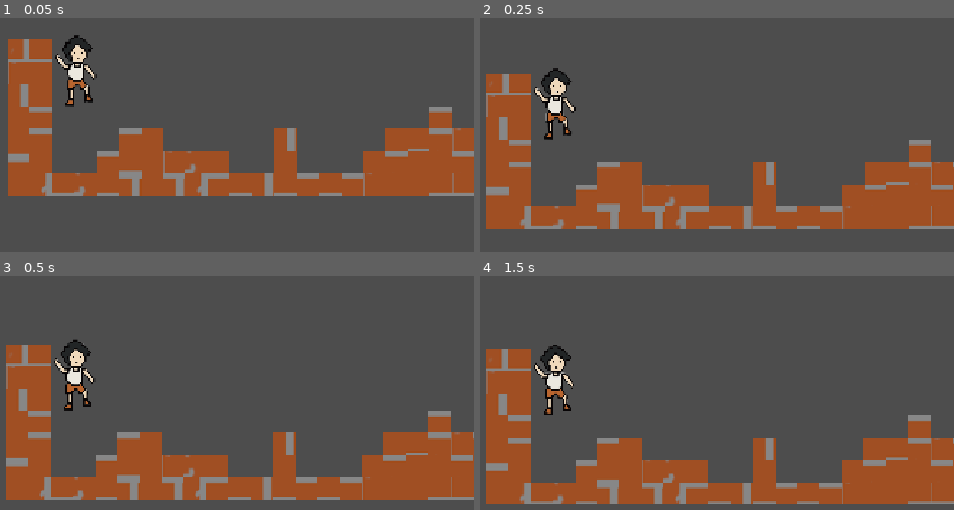
Above: before the commit, frames 1-4 (two rows, left to right).
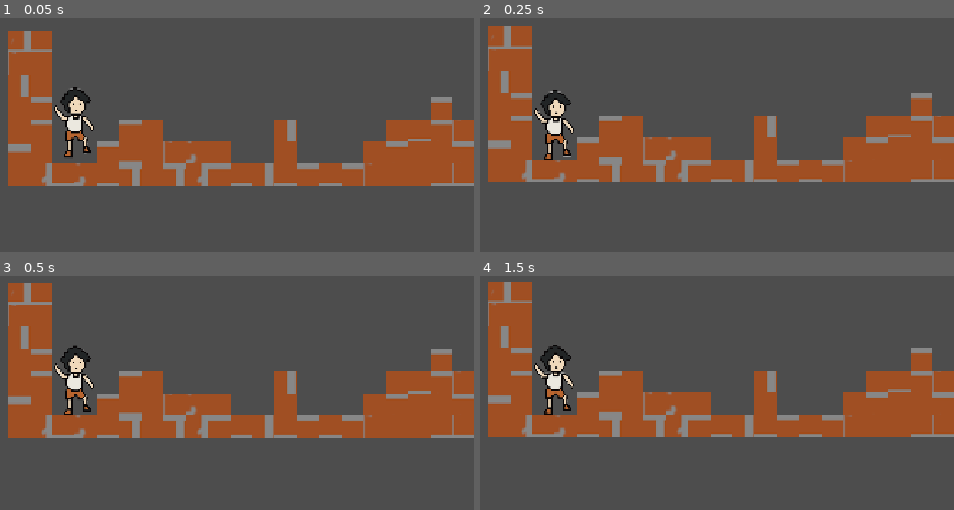
Above: after the commit, the same moments.

Repository: SukhdevThukral/platformerGame
Game: Godot game, scene res://main.tscn
Same seed, same stepped clock (60 frames per second), same inputs: the game is played once before the commit and once after it.
Inputs (mouse positions are in pixels of both pictures, inside the frame that each line leads up to):
- Up to frame 1 (0.05 s): no input
- Up to frame 2 (0.25 s): no input
- Up to frame 3 (0.5 s): no input
- Up to frame 4 (1.5 s): tap Enter at 0.5 s; move the mouse to (731, 357) at 0.52 s; hold Right from 0.53 s (still down); tap Alt at 0.6 s; click (731, 357) at 0.67 s; tap Up at 0.77 s; move the mouse to (outside the picture) at 1.27 s; tap Shift at 1.35 s

The runs differ from the first frame. In frame 1, 15% of the frame differs, in the area x 1-100%, y 5-77%; in frame 2, 36%; in frame 3, 40%, in the area x 1-100%, y 2-96%; in frame 4, 40%.

Commit message:
trying for my character2D sprite to collide

Diff:
--- a/main.tscn
+++ b/main.tscn
@@ -5,7 +5,7 @@
 [ext_resource type="Texture2D" uid="uid://b30mpdegv8mni" path="res://images.png" id="2_h2yge"]
 
 [sub_resource type="RectangleShape2D" id="RectangleShape2D_mti6b"]
-size = Vector2(61, 298)
+size = Vector2(61, 105)
 
 [sub_resource type="TileSetAtlasSource" id="TileSetAtlasSource_0xm2m"]
 texture = ExtResource("2_h2yge")
@@ -1217,6 +1217,9 @@
 physics_layer_0/collision_layer = 1
 sources/2 = SubResource("TileSetAtlasSource_0xm2m")
 
+[sub_resource type="RectangleShape2D" id="RectangleShape2D_4kxuq"]
+size = Vector2(69, 602)
+
 [node name="Node" type="Node" unique_id=1045216567]
 
 [node name="CharacterBody2D" type="CharacterBody2D" parent="." unique_id=2043617351]
@@ -1228,7 +1231,7 @@
 texture = ExtResource("1_0xm2m")
 
 [node name="CollisionShape2D" type="CollisionShape2D" parent="CharacterBody2D" unique_id=1023460339]
-position = Vector2(62.5, 546.5)
+position = Vector2(62.5, 545.5)
 shape = SubResource("RectangleShape2D_mti6b")
 
 [node name="Camera2D" type="Camera2D" parent="CharacterBody2D" unique_id=1967431072]
@@ -1240,22 +1243,9 @@
 tile_map_data = PackedByteArray("AAAAABMAAgAFAAAAAAABABMAAgACAAEAAAACABMAAgAAAAAAAAADABMAAgABAAEAAAAEABMAAgACAAIAAAAEAB …(4864 unchanged characters)…
 tile_set = SubResource("TileSet_mti6b")
 
-[node name="StaticBody2D" type="StaticBody2D" parent="." unique_id=1019665171]
-position = Vector2(1907, 535)
+[node name="StaticBody2D" type="StaticBody2D" parent="." unique_id=406250416]
+position = Vector2(170, 161)
 
-[node name="CollisionShape2D" type="CollisionShape2D" parent="StaticBody2D" unique_id=294800988]
-position = Vector2(11, -86)
-shape = SubResource("RectangleShape2D_mti6b")
-
-[node name="Label" type="Label" parent="." unique_id=1834900171]
-anchors_preset = -1
-anchor_left = 0.44000003
-anchor_top = -0.08400001
-anchor_right = 0.44000003
-anchor_bottom = -0.08400001
-offset_left = 1046.12
-offset_top = 301.432
-offset_right = 1253.12
-offset_bottom = 331.432
-text = "YOU WIN HELL YWEAHHH!!"
-uppercase = true
+[node name="CollisionShape2D" type="CollisionShape2D" parent="StaticBody2D" unique_id=319295343]
+position = Vector2(1749.5, 139)
+shape = SubResource("RectangleShape2D_4kxuq")
--- a/project.godot
+++ b/project.godot
@@ -20,6 +20,10 @@
 window/stretch/mode="canvas_items"
 window/stretch/aspect="expand"
 
+[editor_plugins]
+
+enabled=PackedStringArray("res://addons/godot_super-wakatime/plugin.cfg")
+
 [physics]
 
 3d/physics_engine="Jolt Physics"
Not shown, added: .wakatime.cfg
